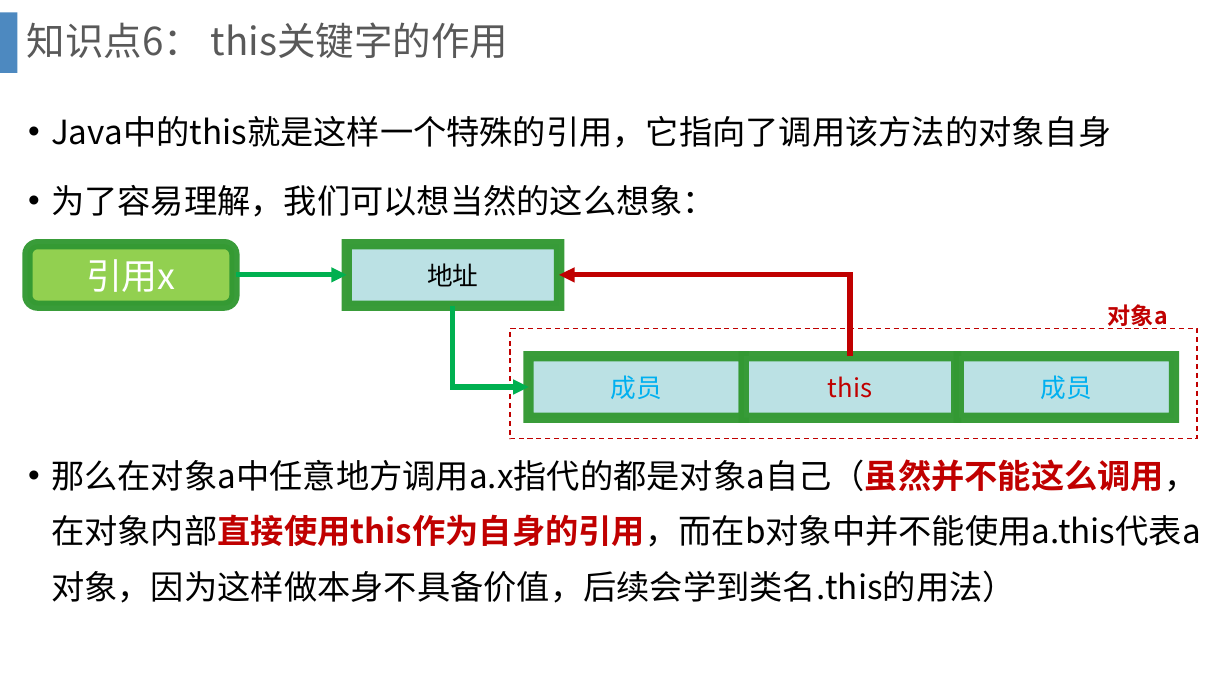
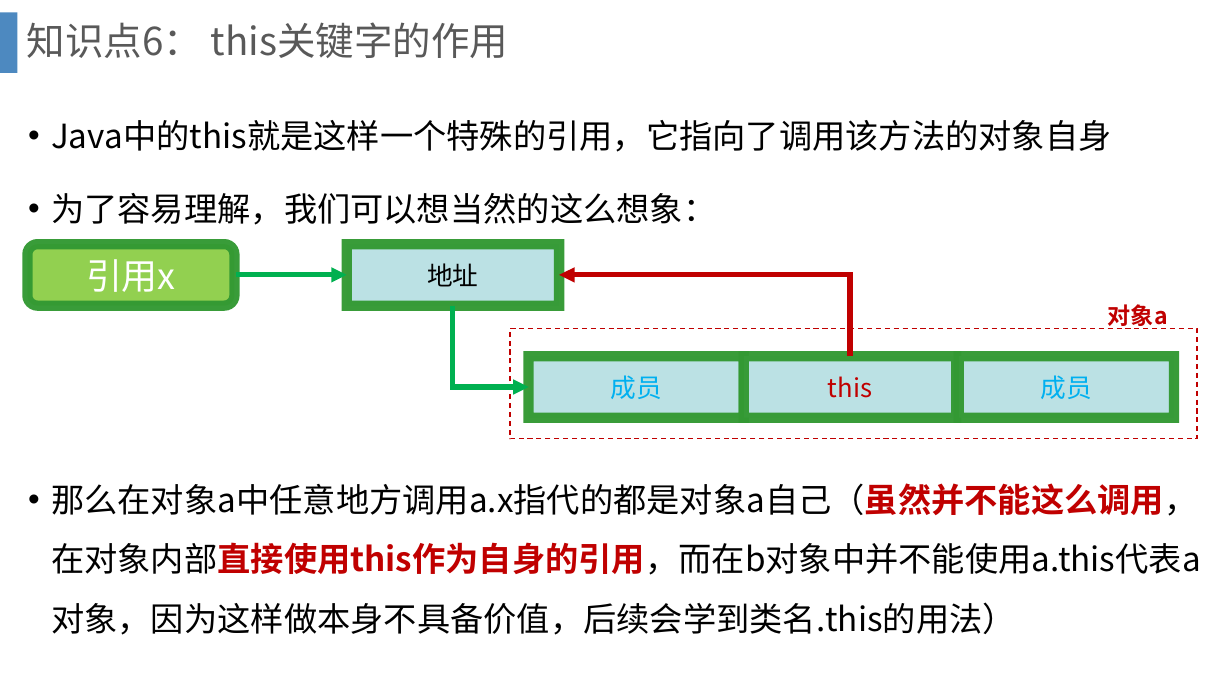
Before and after one commit to gcl-ant/study, a slide deck: slide 96 of gcl/教案/JavaPPT/JavaPPT/4.pptx. Drawn at 1232x693 pixels with LibreOffice and Linux fonts; fonts in the diff are those of the drawing; background and template pictures are left out. Boxes give left, top, right and bottom in pixels: in the first picture for what was removed or moved away, otherwise in the second. Text is boxed around its words. In the diff, an @@ line names an element or a change of style, - is before the commit and + after.

```diff
--- a/gcl/教案/JavaPPT/JavaPPT/4.pptx
+++ b/gcl/教案/JavaPPT/JavaPPT/4.pptx
@@ text "Java中的this就是这样一个特殊的引用，它指向了调用该方法的对象自身" at (51,120,1201,635): line spacing 1.4 to 1.5 @@
```
Also in this commit, not shown: 6 other slides changed, 9 other files.
